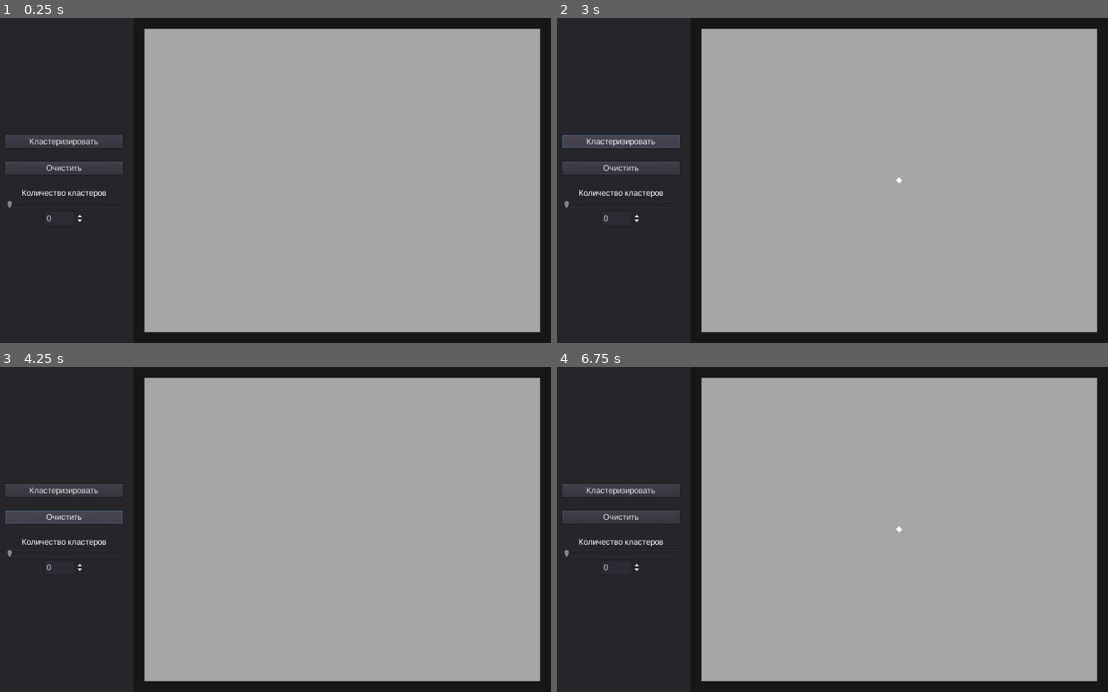
Above: before the commit, frames 1-4 (two rows, left to right).
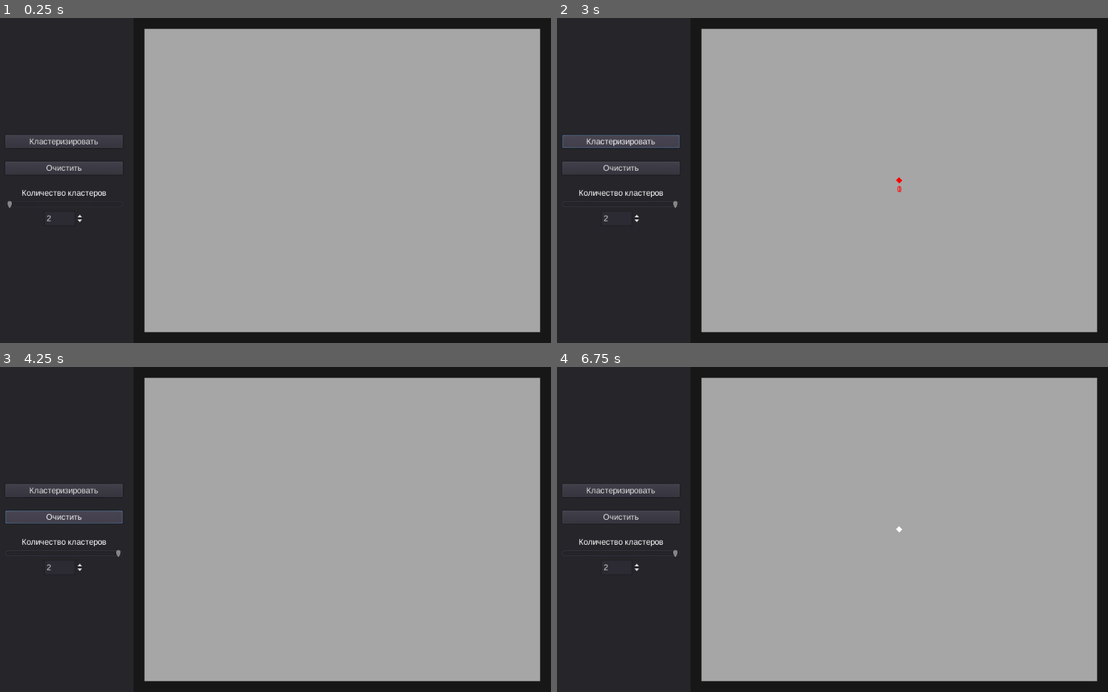
Above: after the commit, the same moments.

Repository: Kolgolar/Godot-C-means-algorythm-demo
Game: Godot game, scene res://main/main.tscn
The game is run twice, just before and just after one commit, with the same random seed, the same clock (stepped at 60 frames per second) and the same inputs.
Inputs (mouse positions are in pixels of both pictures, inside the frame that each line leads up to):
- Up to frame 1 (0.25 s): no input
- Up to frame 2 (3 s): click "Кластеризировать" at 0.5 s; click "Очистить" at 1.25 s; click (898, 180) at 2 s; click "Кластеризировать" at 2.75 s
- Up to frame 3 (4.25 s): click "Очистить" at 3.5 s
- Up to frame 4 (6.75 s): click (898, 529) at 4.25 s; click "Кластеризировать" at 5 s; click "Очистить" at 5.75 s; click (898, 529) at 6.5 s

The runs differ from the first frame. In frame 1, less than 0.1% of the frame differs, in the area x 8-10%, y 61-63%; in frame 2, less than 0.1%, in the area x 1-63%, y 48-63%; in frame 3, less than 0.1%; in frame 4, less than 0.1%.
Error before the commit: Division By Zero in operator '%'. (res://main/clusterer.gd:21)
Error after the commit: Division By Zero in operator '/'. (res://main/clusterer.gd:82)

Commit message:
First ver (doesn't work though)

Diff:
--- a/main/board.gd
+++ b/main/board.gd
@@ -26,6 +26,14 @@
 	_points_q = 0
 
 
+func draw_point(pos : Vector2) -> Point:
+	var new_point = _point.instance()
+	_points_container.add_child(new_point)
+	new_point.rect_global_position = pos
+	return new_point
+
+
+
 func _on_Button_pressed() -> void:
 	var new_point = _point.instance()
 	_points_container.add_child(new_point)
--- a/main/clusterer.gd
+++ b/main/clusterer.gd
@@ -1,24 +1,136 @@
 extends Node
+
+const _FUZZY_PARAMETR := 1.5
+const _MAX_EXECUTION_CYCLES := 10000
+const _EPSILON := 0.0001
 
 
 func _ready() -> void:
 	randomize()
 
 
-func start_clasterization(q : int, p : Array) -> Dictionary:
-	var clusters = _rnd_distribution(q, p)
+func distribute_over_matrix_u(points : Array, clusters_q : int, fuzzy_parameter : float = _FUZZY_PARAMETR) -> Dictionary:
+	var iter_q := 0
+	var min_max_coords : Array = _get_min_max_corrds(points)
+	var clusters : Array = _gen_clusters_with_rnd_centers(clusters_q, min_max_coords[0], min_max_coords[1])
+	var matrix_u : Array = _gen_u_matrix(points.size(), clusters_q)
 
-	return {}
+	var previous_decision_value : float = 0
+	var current_decision_value : float = 1
+
+	var clusters_coords := []
+
+	var a := 0
+	# TODO: Move it to process
+	while a < _MAX_EXECUTION_CYCLES and abs(previous_decision_value - current_decision_value) > _EPSILON:
+		iter_q += 1
+		previous_decision_value = current_decision_value
+		clusters_coords = _calculate_new_clusters_coords(matrix_u, points, clusters_q)
+
+		var point_idx = 0
+		for matrix_row in matrix_u:
+			var cluster_idx = 0
+			for u in matrix_row:
+				var distance = points[point_idx].rect_global_position.distance_to(clusters_coords[cluster_idx])
+				u = _prepare_u(distance)
+				cluster_idx += 1
+
+				matrix_row = _normalize_u_matrix_row(matrix_row)
+			point_idx += 1
+
+		current_decision_value = calculate_decision_function(points, clusters_coords, matrix_u)
+		a += 1
+	print("Iterations quantity: " + str(iter_q))
+	return {"matrix_u" : matrix_u, "clusters_coords" : clusters_coords}
 
 
-func _rnd_distribution(q : int, points : Array) -> Array:
+# Matrix row = массив принадлежности данной точки к каждому кластеру
+
+func calculate_decision_function(points : Array, clusters_coords : Array, matrix_u : Array) -> float:
+	var sum : float = 0
+
+	var point_idx := 0
+	for matrix_row in matrix_u:
+		var cluster_idx := 0
+		for u in matrix_row:
+			sum += u * clusters_coords[cluster_idx].distance_to(points[point_idx].rect_global_position)
+
+	return sum
+
+
+func _prepare_u(distance : float, fuzzy_parameter : float = _FUZZY_PARAMETR) -> float:
+	return pow(1 / distance, 2 / (fuzzy_parameter - 1))
+
+
+func _calculate_new_clusters_coords(matrix_u : Array, points : Array, clusters_q : int, fuzzy_parameter : float = _FUZZY_PARAMETR) -> Array:
+	var new_cluster_coords := []
+	for cluster_idx in clusters_q:
+		var temp_ax := 0.0
+		var temp_bx := 0.0
+		var temp_ay := 0.0
+		var temp_by := 0.0
+
+		var key := 0
+		for matrix_row in matrix_u:
+			temp_ax += pow(matrix_row[cluster_idx], fuzzy_parameter)
+			temp_bx += pow(matrix_row[cluster_idx], fuzzy_parameter) * points[key].rect_global_position.x
+
+			temp_ay += pow(matrix_row[cluster_idx], fuzzy_parameter)
+			temp_by += pow(matrix_row[cluster_idx], fuzzy_parameter) * points[key].rect_global_position.y
+			key += 1
+
+		new_cluster_coords.append(Vector2(temp_bx / temp_ax, temp_by / temp_ay))
+
+	return new_cluster_coords
+
+
+func _normalize_u_matrix_row(matrix_row : Array) -> Array:
+	var sum : float = 0
+	for u in matrix_row:
+		sum += u
+	for u in matrix_row:
+		u = u / sum
+	return(matrix_row)
+
+
+func _gen_u_matrix(points_q : int, clusters_q : int):
+	var x_size := points_q
+	var y_size := clusters_q
+	var matrix := []
+	for x in x_size:
+		matrix.append([])
+		for y in range(y_size):
+			matrix[x].append(rand_range(0, 1))
+		matrix[x] = _normalize_u_matrix_row(matrix[x])
+	return matrix
+
+
+func _gen_clusters_with_rnd_centers(q : int, min_c : Vector2, max_c : Vector2) -> Array:
 	var clusters := []
 	for i in q:
-		var cluster = Cluster.new()
-		cluster.id = i
-		clusters.append(cluster)
+		var new_center = Vector2(
+			rand_range(min_c.x, max_c.y),
+			rand_range(min_c.y, max_c.y)
+		)
+		var new_cluster = Cluster.new()
+		new_cluster.id = i
+		new_cluster.center = new_center
+		clusters.append(new_cluster)
+	return clusters
+
+
+func _get_min_max_corrds(points : Array) -> Array:
+	var top_left = Vector2(10000, 10000)
+	var bottom_right = Vector2(0, 0)
 	for p in points:
-		var num = randi() % q
-		var cluster = clusters[num]
-		cluster.points.append(p)
-	return clusters
+		var p_pos = p.rect_global_position
+		if p_pos.x < top_left.x:
+			top_left.x = p_pos.x
+		elif p_pos.x > bottom_right.x:
+			bottom_right.x = p_pos.x
+		elif p_pos.y < top_left.y:
+			top_left.y = p_pos.y
+		elif p_pos.y > bottom_right.y:
+			bottom_right.y = p_pos.y
+
+	return [top_left, bottom_right]
--- a/main/main.gd
+++ b/main/main.gd
@@ -11,7 +11,28 @@
 func _on_Start_pressed() -> void:
 	var points : Array = get_tree().get_nodes_in_group("points")
 	var clasters_q : int = $HBoxContainer/Panel/VBoxContainer/ClastersQ/SpinBox.value
-	_clusterer.start_clasterization(clasters_q, points)
+	var dict = _clusterer.distribute_over_matrix_u(points, clasters_q)
+	var matrix_u = dict["matrix_u"]
+	var clusters_coords = dict["clusters_coords"]
+	# print(matrix_u)
+
+	var point_idx := 0
+	for matrix_row in matrix_u:
+		var max_u := 0
+		for u_idx in matrix_row.size():
+			if matrix_row[u_idx] > matrix_row[max_u]:
+				max_u = u_idx
+		points[point_idx].get_node("Label").text = str(max_u)
+		point_idx += 1
+
+
+	var id := 0
+	for cluster in clusters_coords:
+		var point = $HBoxContainer/Control/Board.draw_point(cluster)
+		point.modulate = Color.red
+		point.get_node("Label").text = str(id)
+		id += 1
+
 
 
 func _on_Clear_pressed() -> void:
--- a/main/point.gd
+++ b/main/point.gd
@@ -1,6 +1,9 @@
 extends Control
 
-var cluster_id := -1
+class_name Point
+
+var cluster_releations := {}
+# cluster_id : probability
 
 func _ready() -> void:
 	pass # Replace with function body.
--- a/main/point.tscn
+++ b/main/point.tscn
@@ -60,5 +60,13 @@
 size_flags_horizontal = 3
 align = 2
 
+[node name="Label" type="Label" parent="."]
+margin_left = -15.0
+margin_top = 7.0
+margin_right = 15.0
+margin_bottom = 25.0
+grow_horizontal = 2
+align = 1
+
 [connection signal="mouse_entered" from="." to="." method="_on_mouse_entered"]
 [connection signal="mouse_exited" from="." to="." method="_on_mouse_exited"]
--- a/main/slider_container.tscn
+++ b/main/slider_container.tscn
@@ -9,6 +9,8 @@
 margin_bottom = 168.0
 theme = ExtResource( 1 )
 script = ExtResource( 2 )
+_min_value = 2
+_max_value = 10
 
 [node name="Label" type="Label" parent="."]
 margin_right = 216.0
--- a/project.godot
+++ b/project.godot
@@ -13,9 +13,15 @@
 "class": "Cluster",
 "language": "GDScript",
 "path": "res://main/cluster.gd"
+}, {
+"base": "Control",
+"class": "Point",
+"language": "GDScript",
+"path": "res://main/point.gd"
 } ]
 _global_script_class_icons={
-"Cluster": ""
+"Cluster": "",
+"Point": ""
 }
 
 [application]
